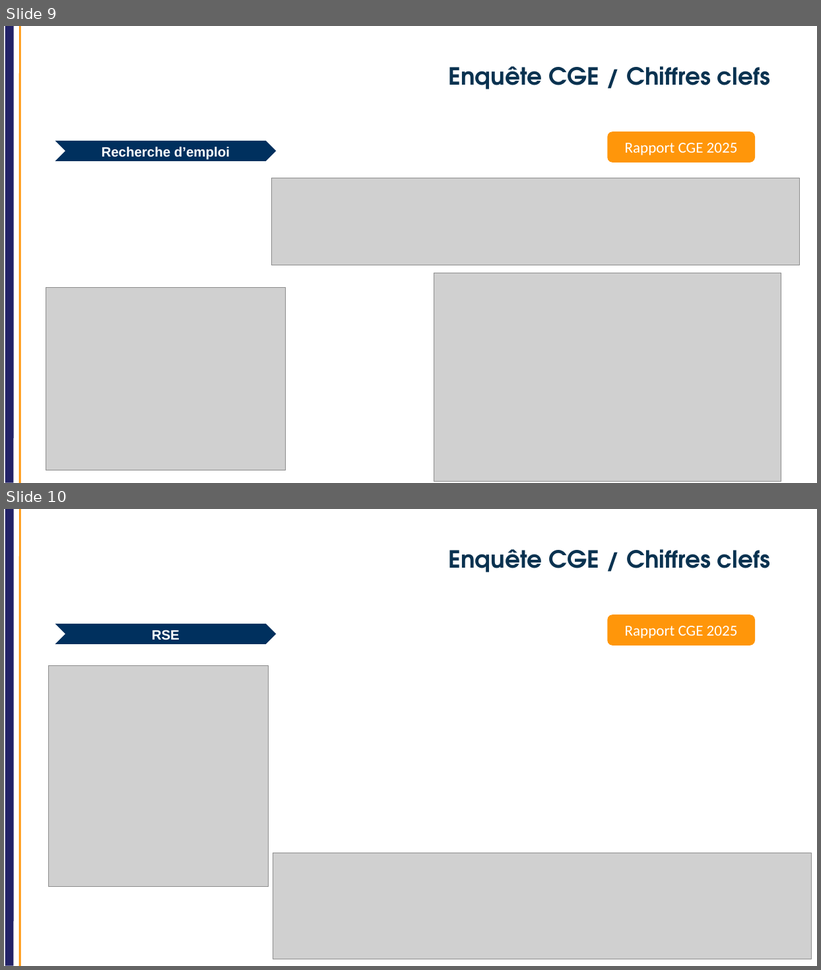
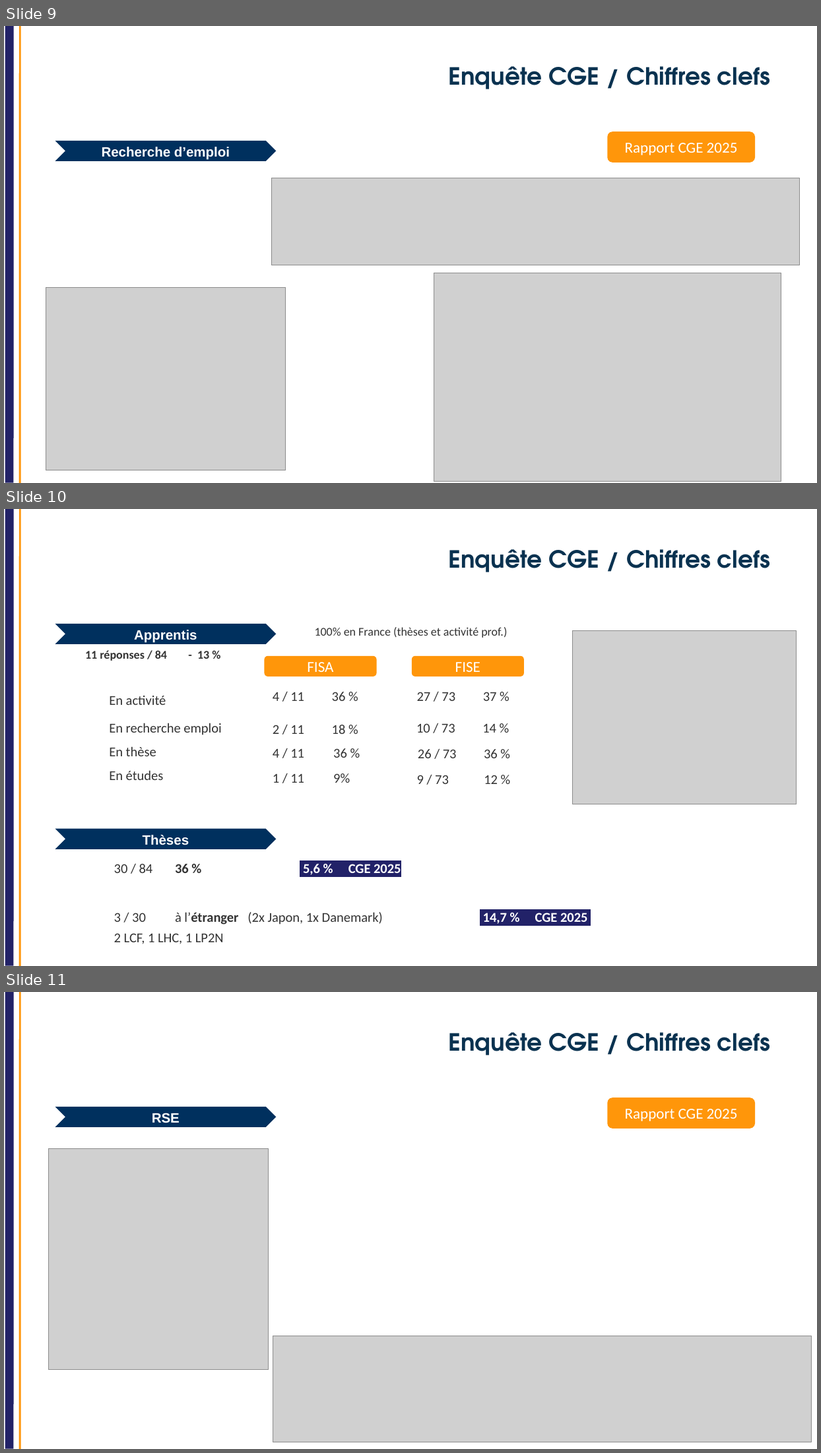
Before and after one commit to jvillemejane/jvillemejane, a slide deck: Presentations/2025_CoFor_CGE_2024_2025.pptx. Shown one above the other, each under a label of ours: slides 9 and 10 before the commit, slides 9, 10 and 11 after it. The pictures are 821x970 and 821x1453 pixels, drawn with LibreOffice and Linux fonts; fonts in the diff are those of the drawing; grey boxes stand for pictures; background and template pictures are left out. Boxes give left, top, right and bottom in pixels: in the first picture for what was removed or moved away, otherwise in the second. Text is boxed around its words. In the diff, an @@ line names an element or a change of style, - is before the commit and + after.

```diff
--- a/Presentations/2025_CoFor_CGE_2024_2025.pptx
+++ b/Presentations/2025_CoFor_CGE_2024_2025.pptx
@@ slide 10 added at [4, 509, 817, 966], background #FFFFFF; not listed: 2 template elements that a slide beside it also shows @@
@@ title added at [448, 549, 770, 572], 28 pt, text #0A3250, bold @@
+Enquête CGE / Chiffres clefs
@@ chevron added at [55, 624, 276, 644], fill #00305E, 16 pt, text #FFFFFF, bold @@
+Apprentis
@@ text added at [315, 627, 507, 638], 14 pt, text #333333 @@
+100% en France (thèses et activité prof.)
@@ picture added at [572, 631, 797, 805] @@
@@ text added at [85, 650, 209, 661], 14 pt, text #333333, bold @@
+11 réponses / 84 - 13 %
@@ rounded rectangle added at [265, 656, 377, 677], fill #FF960A, 18 pt, text #FFFFFF @@
+FISA
@@ rounded rectangle added at [412, 656, 524, 677], fill #FF960A, 18 pt, text #FFFFFF @@
+FISE
@@ text added at [109, 696, 166, 705], 16 pt, text #333333 @@
+En activité
@@ text added at [273, 692, 346, 701], 16 pt, text #333333 @@
+4 / 11 36 %
@@ text added at [417, 692, 497, 701], 16 pt, text #333333 @@
+27 / 73 37 %
@@ text added at [109, 723, 221, 735], 16 pt, text #333333 @@
+En recherche emploi
@@ text added at [273, 725, 346, 734], 16 pt, text #333333 @@
+2 / 11 18 %
@@ text added at [416, 723, 496, 733], 16 pt, text #333333 @@
+10 / 73 14 %
@@ text added at [109, 747, 156, 757], 16 pt, text #333333 @@
+En thèse
@@ text added at [273, 749, 347, 758], 16 pt, text #333333 @@
+4 / 11 36 %
@@ text added at [418, 749, 498, 758], 16 pt, text #333333 @@
+26 / 73 36 %
@@ text added at [109, 770, 164, 780], 16 pt, text #333333 @@
+En études
@@ text added at [273, 774, 350, 783], 16 pt, text #333333 @@
+1 / 11 9%
@@ text added at [417, 775, 498, 784], 16 pt, text #333333 @@
+9 / 73 12 %
@@ chevron added at [55, 829, 276, 850], fill #00305E, 16 pt, text #FFFFFF, bold @@
+Thèses
@@ text added at [114, 864, 401, 875], 16 pt, text #FFFFFF, bold @@
+30 / 84 36 % 5,6 % CGE 2025
@@ text added at [114, 912, 587, 925], 16 pt, text #333333 @@
+3 / 30 à l’étranger (2x Japon, 1x Danemark) 14,7 % CGE 2025
@@ text added at [114, 933, 224, 945], 16 pt, text #333333 @@
+2 LCF, 1 LHC, 1 LP2N
@@ what was slide 10 is now slide 11 @@
```
Also in this commit, not shown: 3 slides changed, 1 other file.
